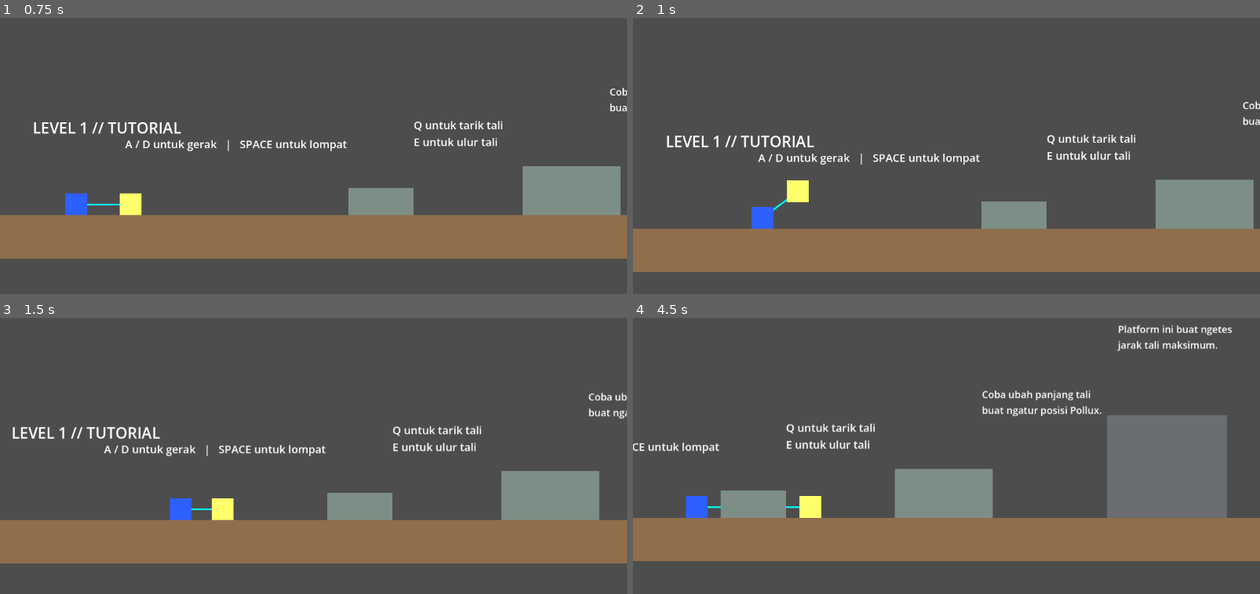
Above: before the commit, frames 1-4 (two rows, left to right).
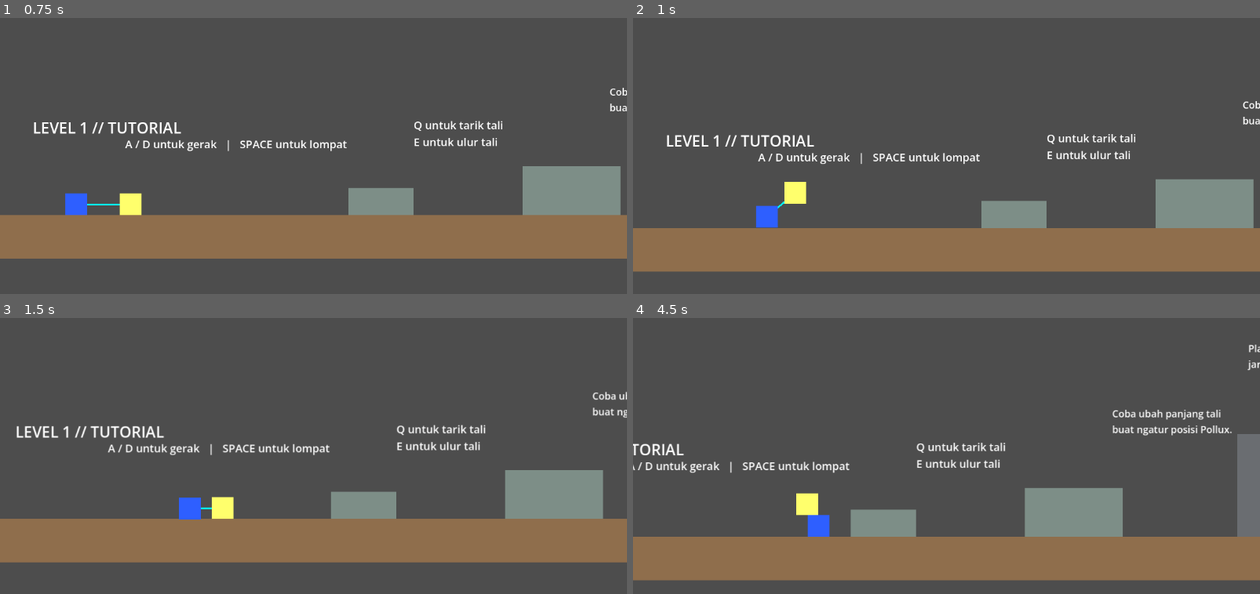
Above: after the commit, the same moments.

Repository: Bakwan-Company/Astro-Knot
Game: Godot game, scene res://levels/level_1_tutorial/Level1Tutorial.tscn
Two runs of this game, one before a commit and one after it. Both use one fixed random seed, a clock stepped at 60 frames per second and the inputs below.
Inputs:
- Up to frame 1 (0.75 s): tap Enter at 0.5 s; hold D (move_right) from 0.53 s (still down); hold Q (reel_in) from 0.53 s (still down)
- Up to frame 2 (1 s): keep holding D (move_right); keep holding Q (reel_in); tap Space (jump) at 0.77 s
- Up to frame 3 (1.5 s): keep holding D (move_right); release Q (reel_in) at 1.28 s; tap F (interact) at 1.35 s
- Up to frame 4 (4.5 s): tap Space (jump) at 1.52, 3.02, 3.77 s; tap Q (reel_in) at 1.55, 3.05 s; release D (move_right) at 2.03 s; hold A (move_left) 2.03-2.78 s; hold Q (reel_in) 2.03-2.78 s; hold D (move_right) 2.78-4.28 s; tap E (reel_out) at 2.85 s; hold Q (reel_in) 3.53-4.28 s; hold A (move_left) from 4.28 s (still down); tap F (interact) at 4.35 s

Frame 1 is identical in both runs. In frame 2, 1.6% of the frame differs, in the area x 0-100%, y 30-93%; in frame 3, 3.8%; in frame 4, 31%, in the area x 0-100%, y 2-96%.

Commit message:
fix: fix unlimited rope length when pollux stuck.

Diff:
--- a/systems/rope_system/rope_manager.gd
+++ b/systems/rope_system/rope_manager.gd
@@ -12,6 +12,9 @@
 @export var ledge_pull_position_speed: float = 70.0
 @export var ledge_pull_min_vertical_gap: float = 24.0
 @export var ledge_pull_slack_tolerance: float = 10.0
+@export var blocked_rope_error_threshold: float = 12.0
+@export var blocked_castor_pull_factor: float = 0.35
+@export var blocked_castor_pull_max: float = 6.0
 
 func is_body_grounded(body: Node) -> bool:
 	if not body:
@@ -64,12 +67,7 @@
 	var is_p_grounded = is_body_grounded(pollux)
 
 	if Input.is_action_pressed("reel_in"):
-		# LOCK MEKANIK: DILARANG MANJAT
-		# Jika Pollux di lantai DAN Castor melayang, tali tidak boleh memendek!
-		if is_p_grounded and not is_c_grounded:
-			pass # Abaikan input, tali terkunci mati.
-		else:
-			current_rope_length -= reel_speed * delta
+		current_rope_length -= reel_speed * delta
 
 	elif Input.is_action_pressed("reel_out"):
 		current_rope_length += reel_speed * delta
@@ -140,6 +138,17 @@
 
 		pollux.global_position += move_pollux
 
+		if is_pollux_side_blocked() and error > blocked_rope_error_threshold:
+			var castor_away_speed = min(castor.velocity.dot(dir), 0.0)
+			var castor_correction = min(
+				error * blocked_castor_pull_factor + abs(castor_away_speed) * delta,
+				blocked_castor_pull_max
+			)
+			castor.global_position += dir * castor_correction
+
+			if castor_away_speed < 0.0:
+				castor.velocity -= dir * castor_away_speed
+
 		var c_vel = castor.velocity
 		var p_vel = pollux.linear_velocity
 		var rel_vel = (p_vel - c_vel).dot(dir)
